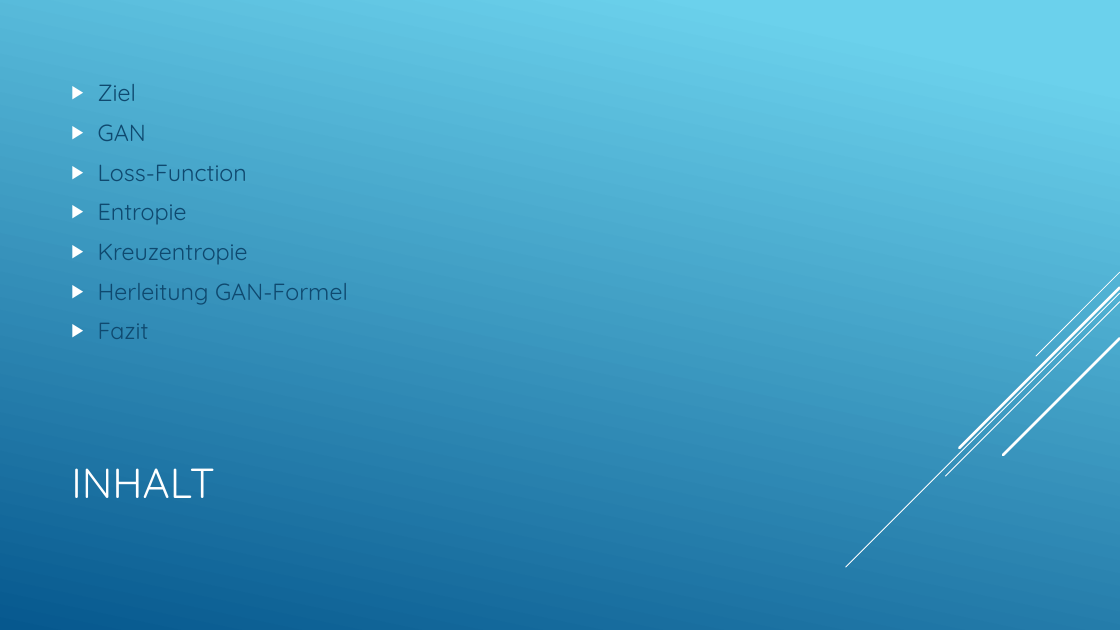
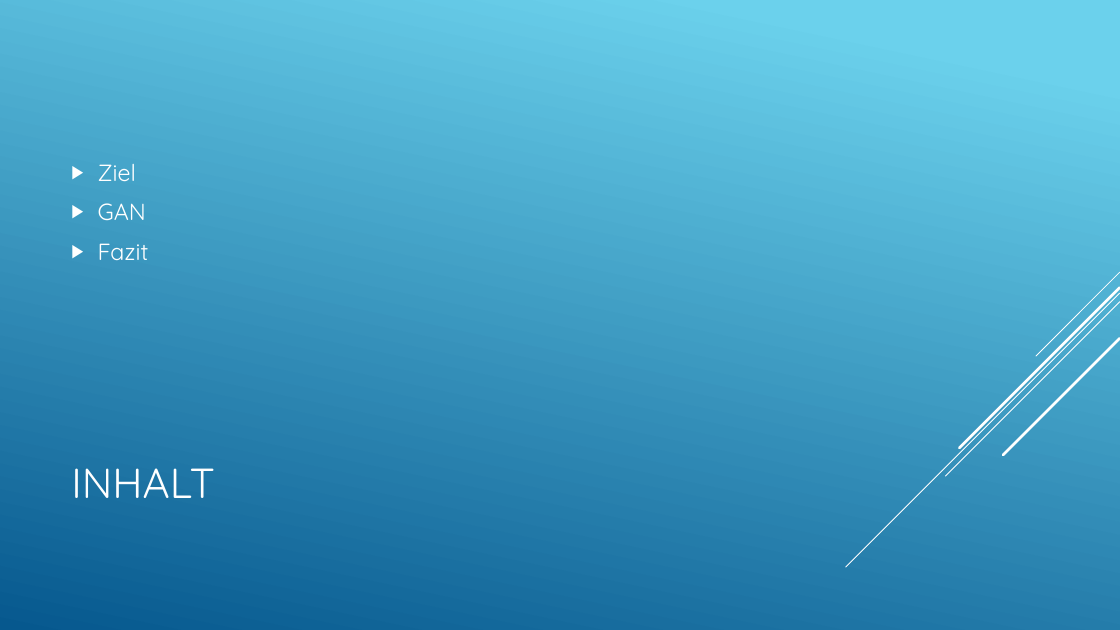
Before and after one commit to LucaRitz/informatik_seminar_gan, a slide deck: slide 2 of GAN.pptx. Drawn at 1120x630 pixels with LibreOffice and Linux fonts; fonts in the diff are those of the drawing. Boxes give left, top, right and bottom in pixels: in the first picture for what was removed or moved away, otherwise in the second. Text is boxed around its words. In the diff, an @@ line names an element or a change of style, - is before the commit and + after.

```diff
--- a/GAN.pptx
+++ b/GAN.pptx
@@ text "Ziel" at <box>98,164,149,260</box>: text colour #0F496F to #FFFFFF @@
@@ text at <box>98,165,348,305</box>: paragraphs removed @@
-▶ Loss-Function
-▶ Entropie
-▶ Kreuzentropie
-▶ Herleitung GAN-Formel
```
Also in this commit, not shown: 10 other slides changed.
